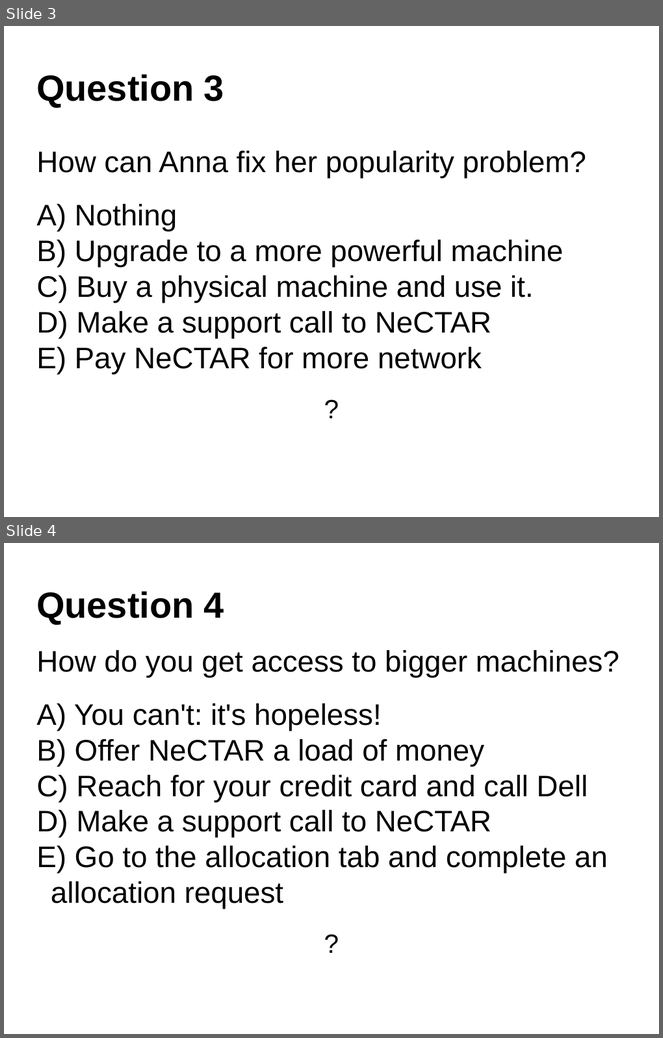
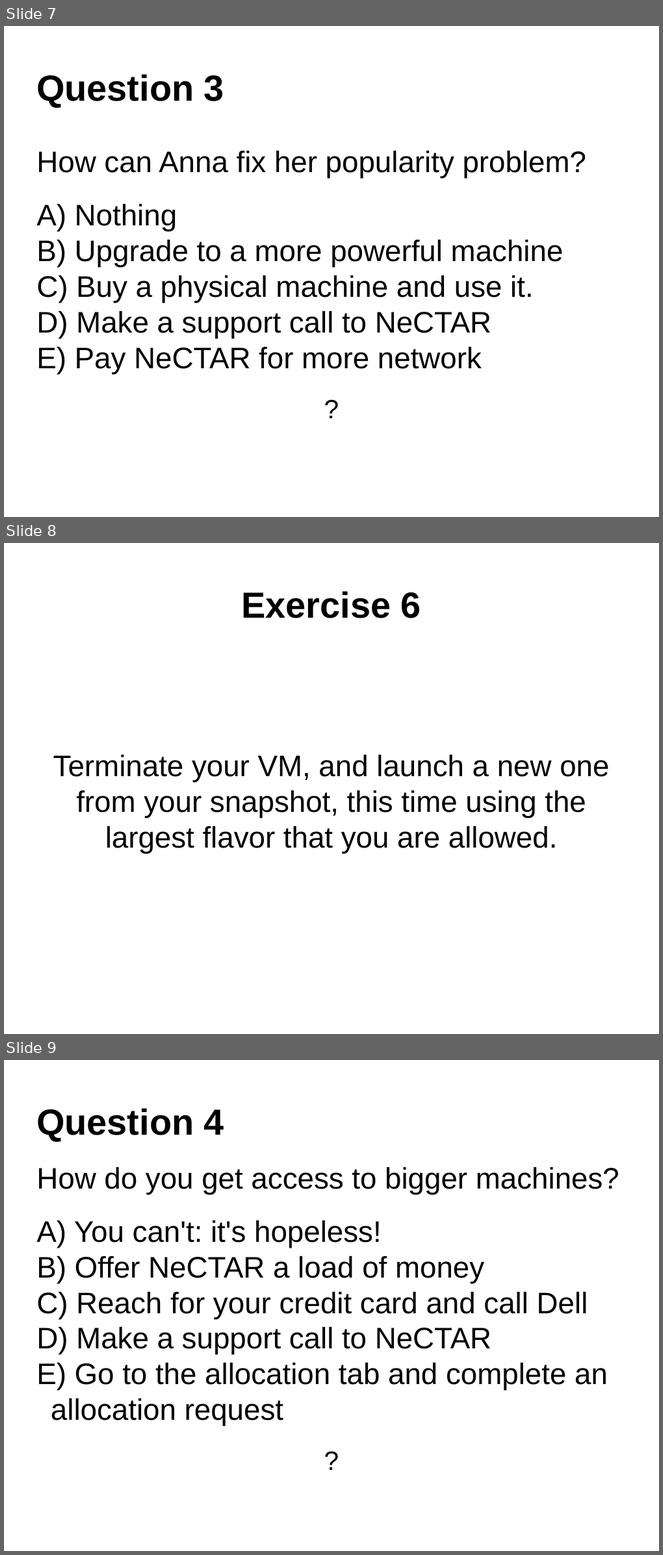
Before and after one commit to resbaz/nectar-cloud-lessons, a slide deck: Lessons/Lesson_VI/Lesson_VI_Questions.pptx. Shown one above the other, each under a label of ours: slides 3 and 4 before the commit, slides 7, 8 and 9 after it. The pictures are 663x1038 and 663x1555 pixels, drawn with LibreOffice and Linux fonts; fonts in the diff are those of the drawing. Boxes give left, top, right and bottom in pixels: in the first picture for what was removed or moved away, otherwise in the second. Text is boxed around its words. In the diff, an @@ line names an element or a change of style, - is before the commit and + after.

```diff
--- a/Lessons/Lesson_VI/Lesson_VI_Questions.pptx
+++ b/Lessons/Lesson_VI/Lesson_VI_Questions.pptx
@@ slide 8 added at [4, 543, 659, 1034], background #FFFFFF @@
@@ text added at [242, 591, 421, 618], 44 pt, text #000000, bold @@
+Exercise 6
@@ text added at [53, 755, 609, 854], 36 pt, text #000000 @@
+Terminate your VM, and launch a new one from your snapshot, this time using the largest flavor that you are allowed.
@@ what was slide 3 is now slide 7 @@
@@ what was slide 4 is now slide 9 @@
```
Also in this commit, not shown: 8 other slides added, 2 other files.
